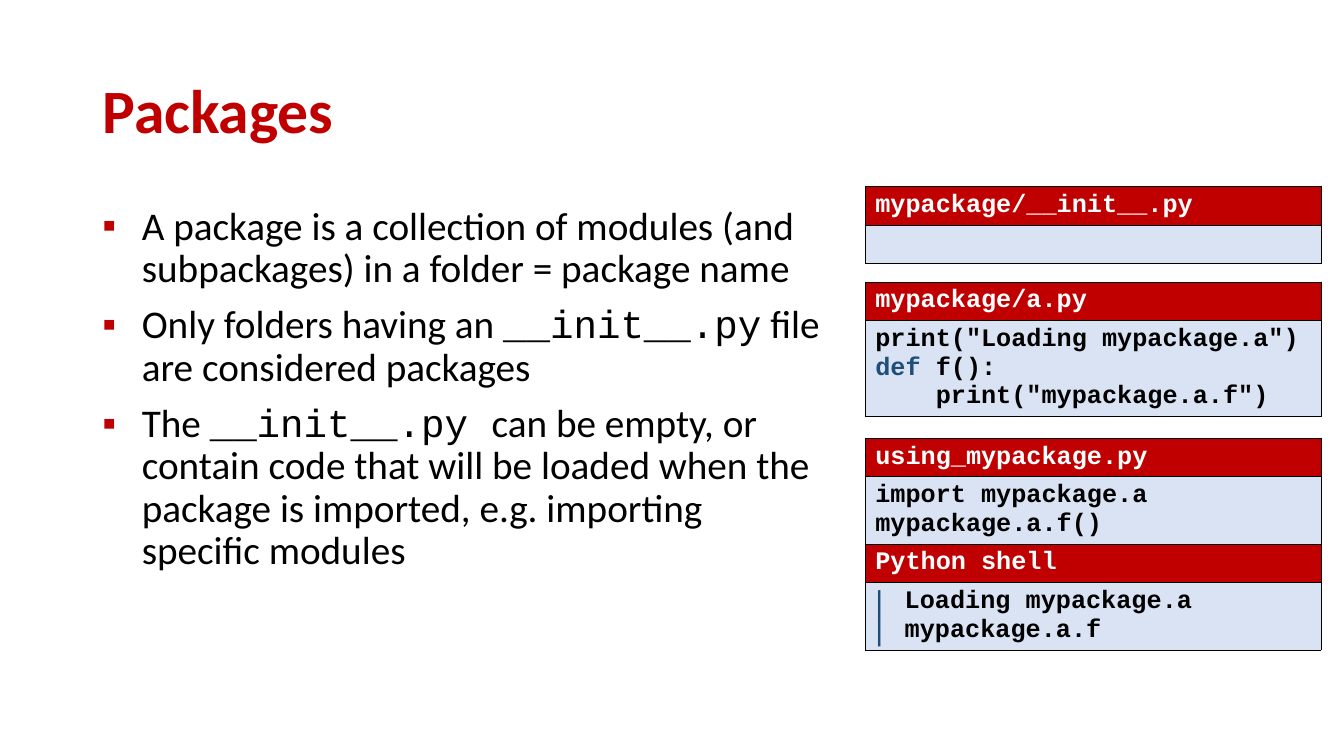
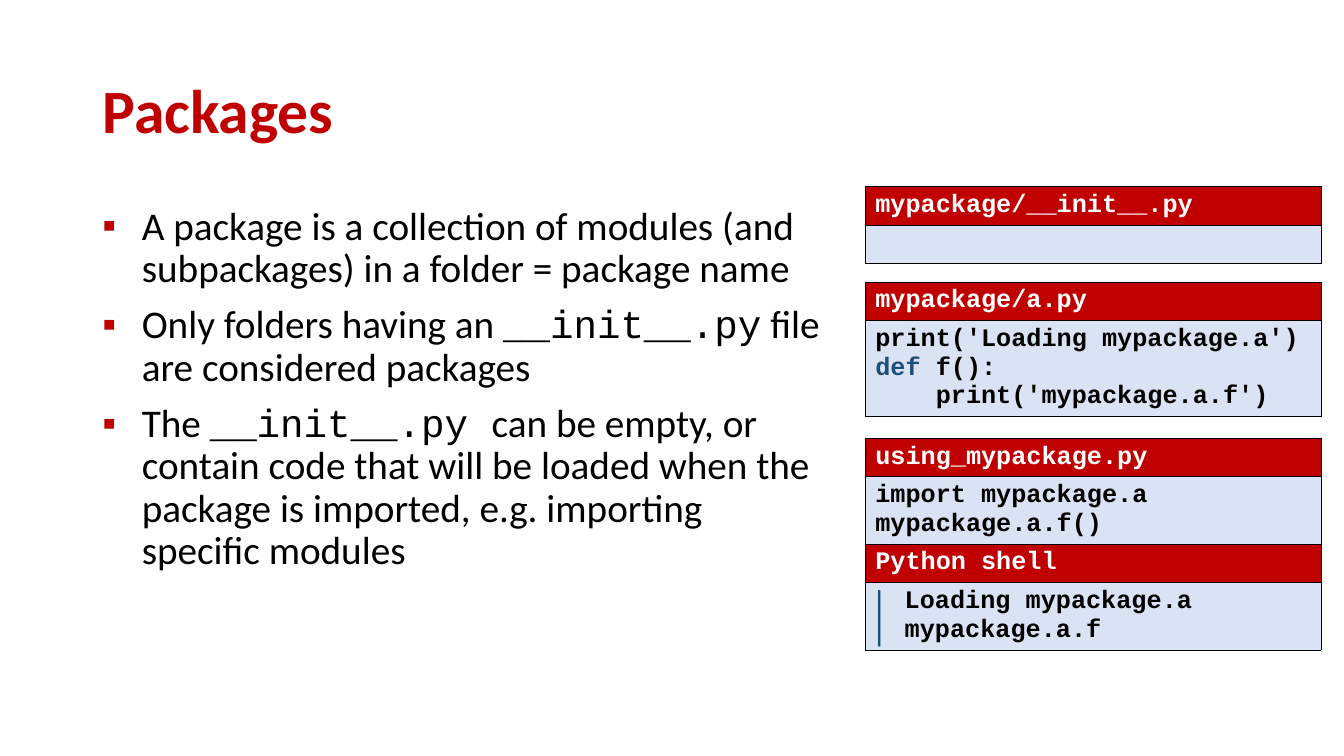
Before and after one commit to gsbrodal/gsbrodal.github.io, a slide deck: slide 11 of ipsa/slides/modules.pptx. Drawn at 1344x756 pixels with LibreOffice and Linux fonts; fonts in the diff are those of the drawing. Boxes give left, top, right and bottom in pixels: in the first picture for what was removed or moved away, otherwise in the second. Text is boxed around its words. In the diff, an @@ line names an element or a change of style, - is before the commit and + after.

```diff
--- a/ipsa/slides/modules.pptx
+++ b/ipsa/slides/modules.pptx
@@ table at (x1=865, y1=282, x2=1322, y2=423) @@
@@ row 2, column 1: "print("Loading mypackage.a") / def f(): / print("mypackage.a.f")" to "print('Loading mypackage.a') / def f(): / print('mypackage.a.f')" @@
```
Also in this commit, not shown: 7 other slides changed, 5 other files.
